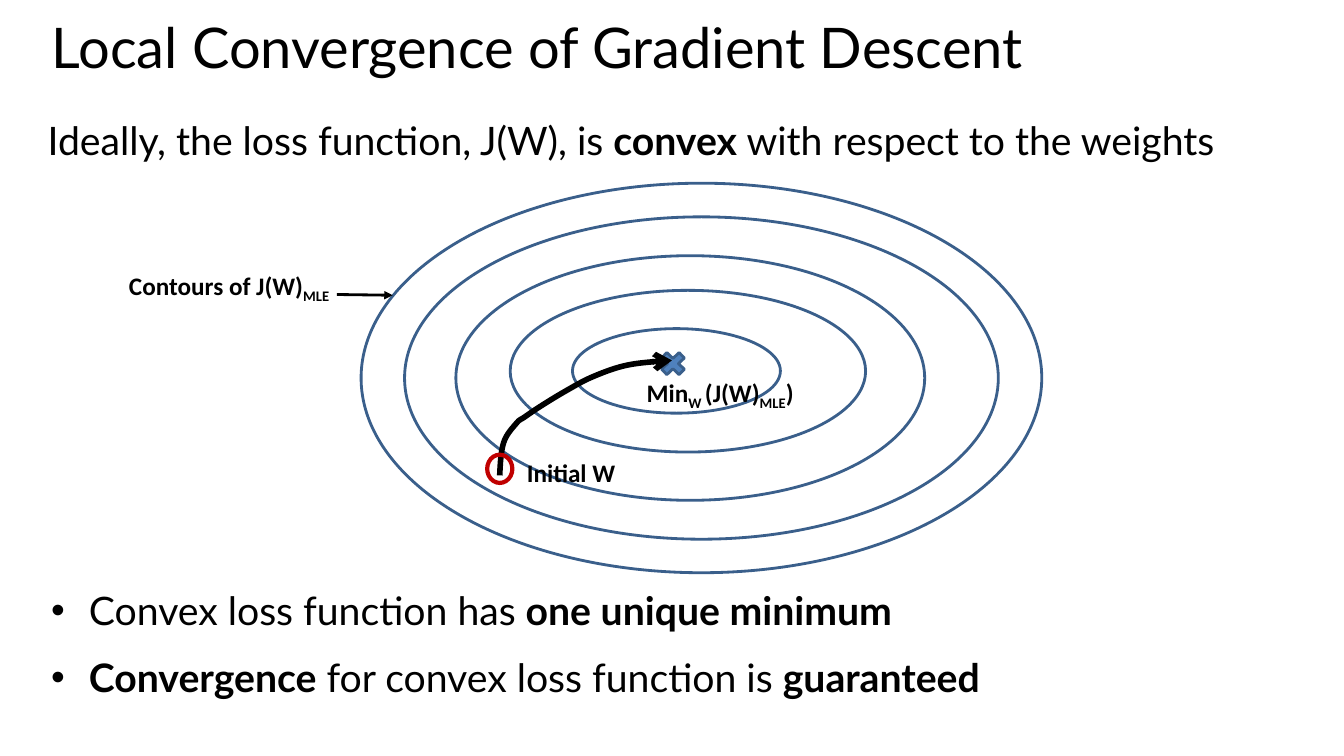
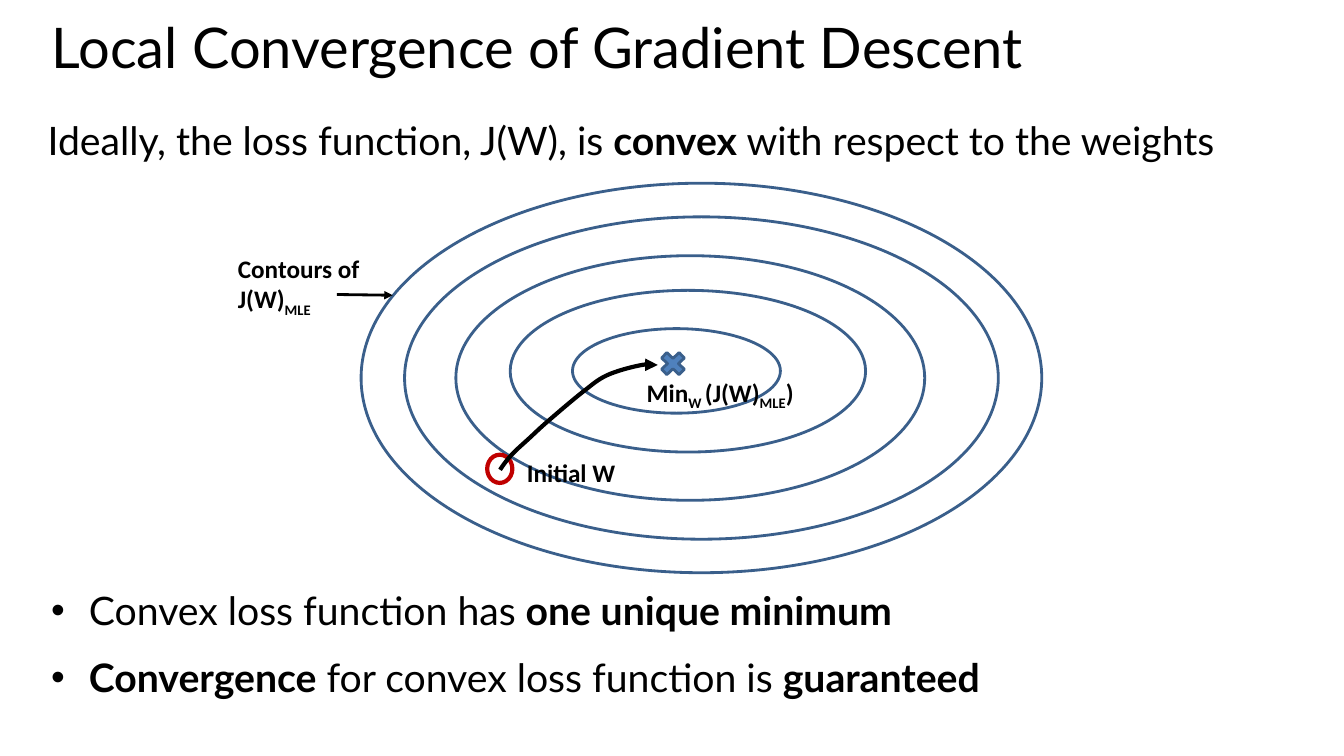
Before and after one commit to StephenElston/CSCI-E25, a slide deck: slide 12 of Slides/7_RegularizationAndOptimization.pptx. Drawn at 1344x756 pixels with LibreOffice and Linux fonts; fonts in the diff are those of the drawing. Boxes give left, top, right and bottom in pixels: in the first picture for what was removed or moved away, otherwise in the second. Text is boxed around its words. In the diff, an @@ line names an element or a change of style, - is before the commit and + after.

```diff
--- a/Slides/7_RegularizationAndOptimization.pptx
+++ b/Slides/7_RegularizationAndOptimization.pptx
@@ text "Contours of J(W)MLE" rewrapped from <box>129,276,329,301</box> to <box>238,260,359,315</box> @@
@@ freeform shape: place and size @@
-freeform shape at <box>500,361,673,476</box>
+freeform shape at <box>500,365,657,470</box>
@@ freeform shape at <box>500,365,657,470</box>: outline #000000 4 pt to #000000 3 pt @@
```
Also in this commit, not shown: 2 other slides changed.
